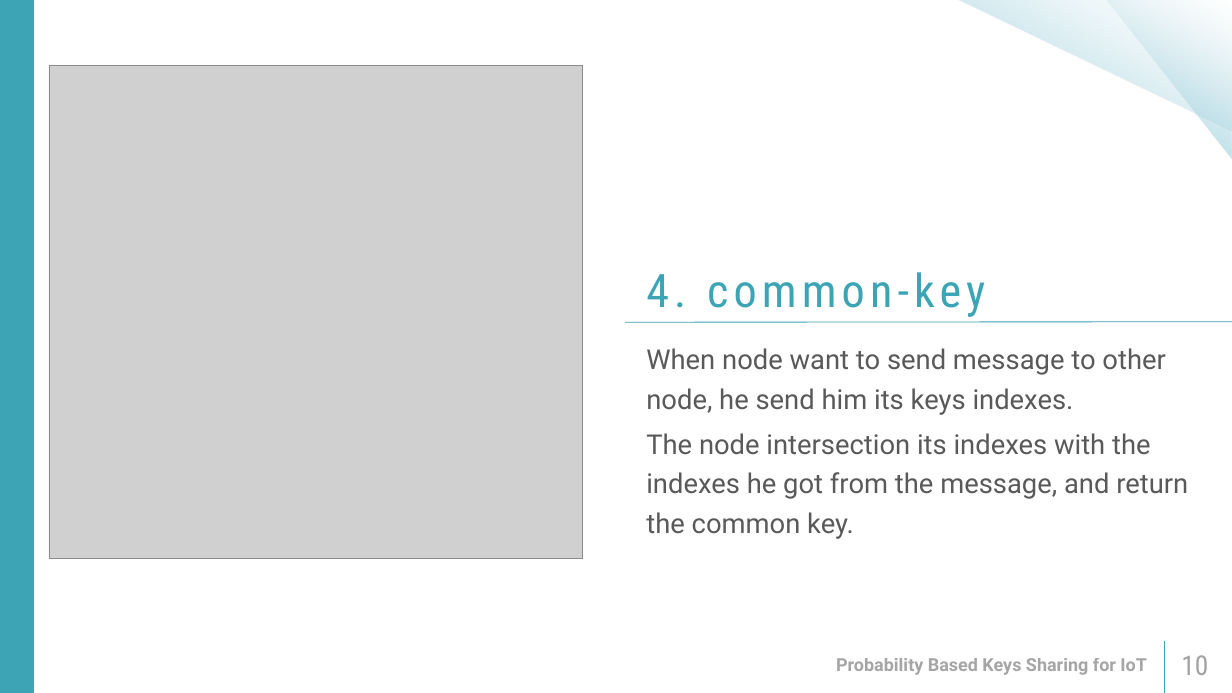
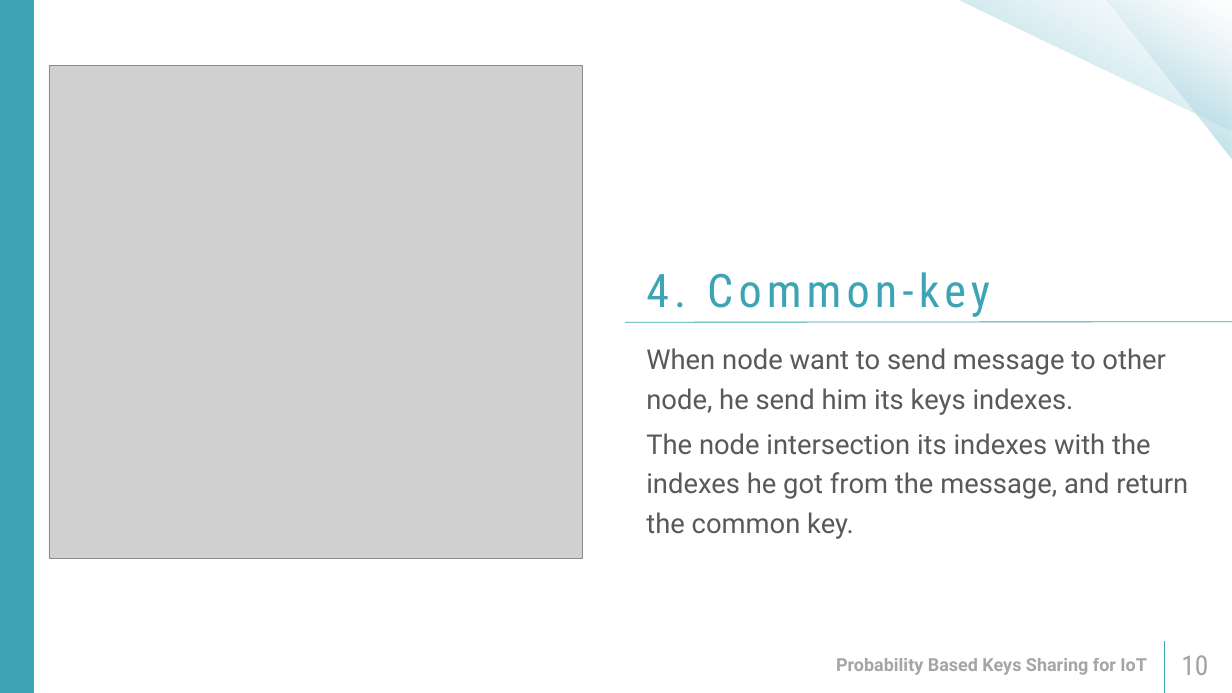
Before and after one commit to reutnagar/distributed-RSA-for-IoT, a slide deck: slide 10 of Docs/Submission/מצגת פרויקט גמר.pptx. Drawn at 1232x693 pixels with LibreOffice and Linux fonts; fonts in the diff are those of the drawing; grey boxes stand for pictures. Boxes give left, top, right and bottom in pixels: in the first picture for what was removed or moved away, otherwise in the second. Text is boxed around its words. In the diff, an @@ line names an element or a change of style, - is before the commit and + after.

```diff
--- a/Docs/Submission/מצגת פרויקט גמר.pptx
+++ b/Docs/Submission/מצגת פרויקט גמר.pptx
@@ text at bbox=[646, 272, 990, 317]: text changed @@
-4. common-key
+4. Common-key
```
Also in this commit, not shown: 6 other slides changed.
